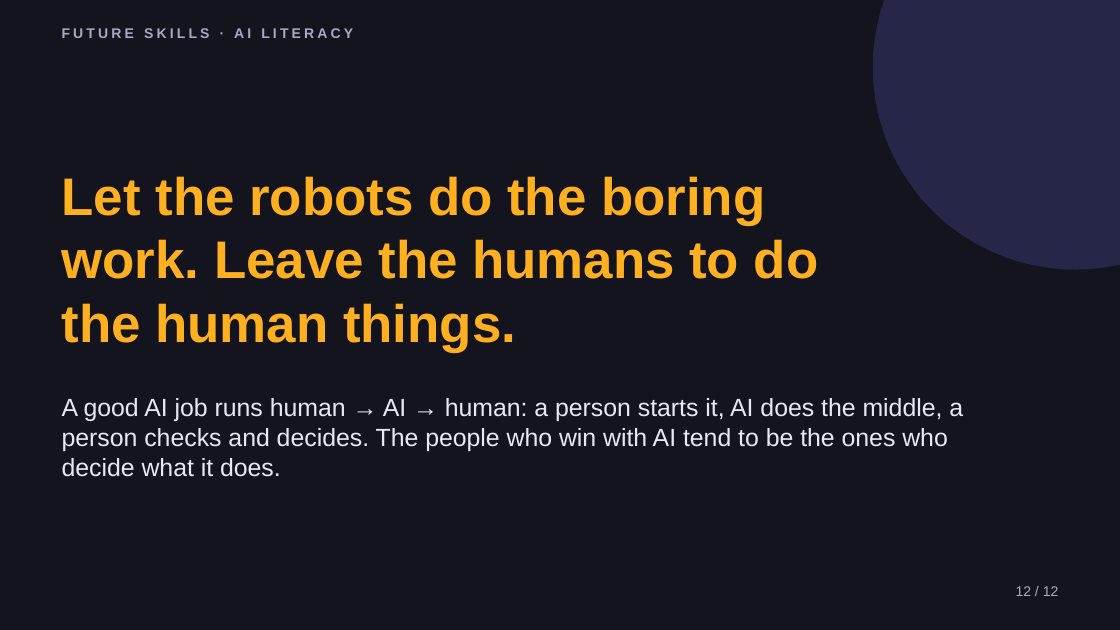
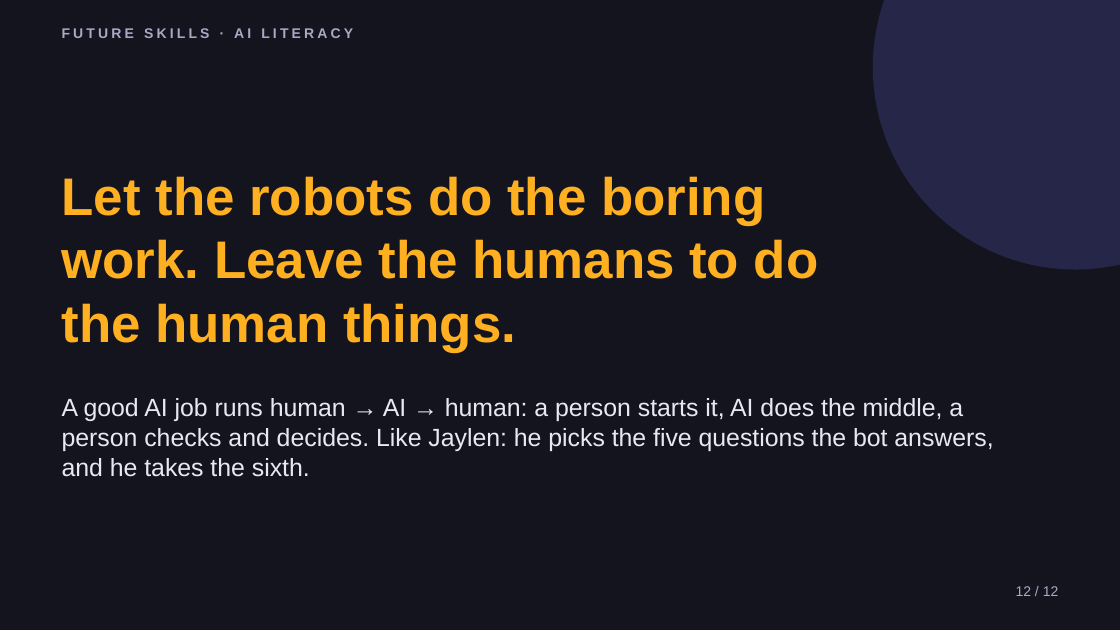
Before and after one commit to phiunit/tptphi, a slide deck: slide 12 of products/ai-boring-work/dist/Robots Do the Boring Work - Slides.pptx. Drawn at 1120x630 pixels with LibreOffice and Linux fonts; fonts in the diff are those of the drawing. Boxes give left, top, right and bottom in pixels: in the first picture for what was removed or moved away, otherwise in the second. Text is boxed around its words. In the diff, an @@ line names an element or a change of style, - is before the commit and + after.

```diff
--- a/products/ai-boring-work/dist/Robots Do the Boring Work - Slides.pptx
+++ b/products/ai-boring-work/dist/Robots Do the Boring Work - Slides.pptx
@@ text at (62,398,993,477): text changed @@
-A good AI job runs human → AI → human: a person starts it, AI does the middle, a person checks and decides. The people who win with AI tend to be the ones who decide what it does.
+A good AI job runs human → AI → human: a person starts it, AI does the middle, a person checks and decides. Like Jaylen: he picks the five questions the bot answers, and he takes the sixth.
```
Also in this commit, not shown: 8 other slides changed, 55 other files.
